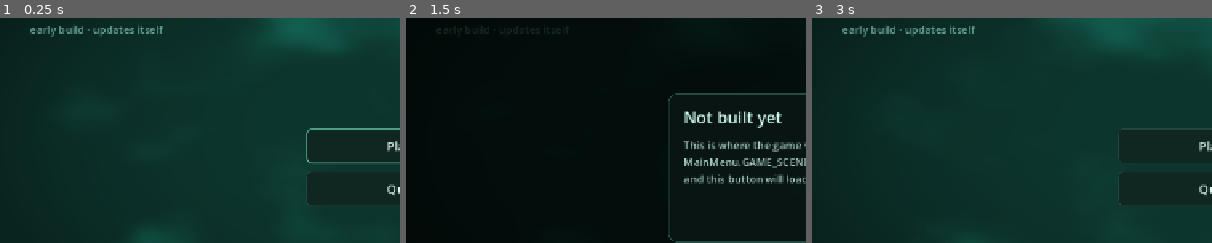
Above: before the commit, frames 1-3 (left to right).
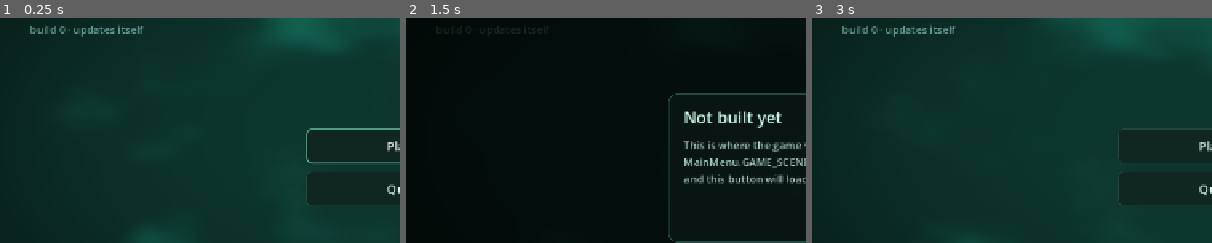
Above: after the commit, the same moments.

Repository: sinikebe/biogenic
Game: Godot game, scene res://scenes/main_menu.tscn
Two runs of this game, one before a commit and one after it. Both use one fixed random seed, a clock stepped at 60 frames per second and the inputs below.
Inputs:
- Up to frame 1 (0.25 s): no input
- Up to frame 2 (1.5 s): click "Play" at 0.5 s; click "Play" at 1.25 s
- Up to frame 3 (3 s): click "OK" at 2 s; click "Check for updates" at 2.75 s
The pictures show only the part of the screen within x 0-50%, y 17-67%; the shares and areas given below are measured in that part.

The runs differ from the first frame. In frame 1, 0.6% of the frame differs, in the area x 7-41%, y 3-9%; in frame 2, less than 0.1%; in frame 3, 0.6%.

Commit message:
Show the build number in the tagline, and bump to binary version 2
The tagline now reads the live build number from BuildInfo instead of a fixed
string, so every update visibly changes it -- the quickest way to confirm at a
glance that an update actually landed, rather than squinting at the small
version stamp in the corner.

binary_version goes to 2 so this ships as an APK/EXE update rather than a
content pack. The change itself would have ridden inside a pack perfectly well;
the bump is deliberate, to exercise the binary self-update path on a real
device.

Co-Authored-By: Claude Opus 5 (1M context) <noreply@anthropic.com>

Diff:
--- a/scenes/main_menu.tscn
+++ b/scenes/main_menu.tscn
@@ -56,6 +56,7 @@
 text = "BIOGENIC"
 
 [node name="Tagline" type="Label" parent="Content/Layout/Header"]
+unique_name_in_owner = true
 layout_mode = 2
 theme_override_colors/font_color = Color(0.404, 0.639, 0.588, 1)
 theme_override_font_sizes/font_size = 17
--- a/scripts/main_menu.gd
+++ b/scripts/main_menu.gd
@@ -5,6 +5,7 @@
 ## itself instead of failing silently.
 const GAME_SCENE := ""
 
+@onready var _tagline: Label = %Tagline
 @onready var _play_button: Button = %PlayButton
 @onready var _quit_button: Button = %QuitButton
 @onready var _version_label: Label = %VersionLabel
@@ -23,6 +24,10 @@
 
 
 func _ready() -> void:
+	# Reads the live build number rather than a hardcoded string, so every
+	# update visibly changes the tagline -- which is the quickest way to confirm
+	# from across the room that an update actually landed.
+	_tagline.text = "build %d · updates itself" % BuildInfo.content_version
 	_version_label.text = BuildInfo.display_version()
 	_overlay.hide()
 	_progress.hide()
--- a/version.json
+++ b/version.json
@@ -1,5 +1,5 @@
 {
   "_comment": "Bump binary_version whenever a change requires a NEW APK/EXE rather than a content-only update: Godot engine version, export template, permissions, native plugins, icons, or anything outside res:// content. Everything else ships as a content pack. version_name is cosmetic.",
-  "version_name": "0.1.0",
-  "binary_version": 1
+  "version_name": "0.2.0",
+  "binary_version": 2
 }
